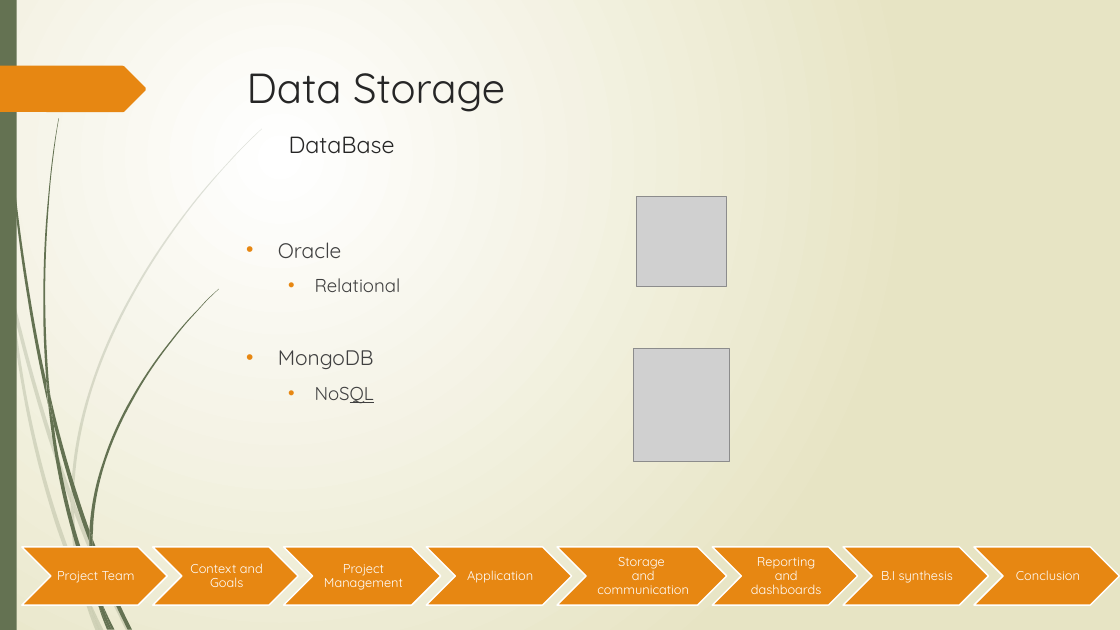
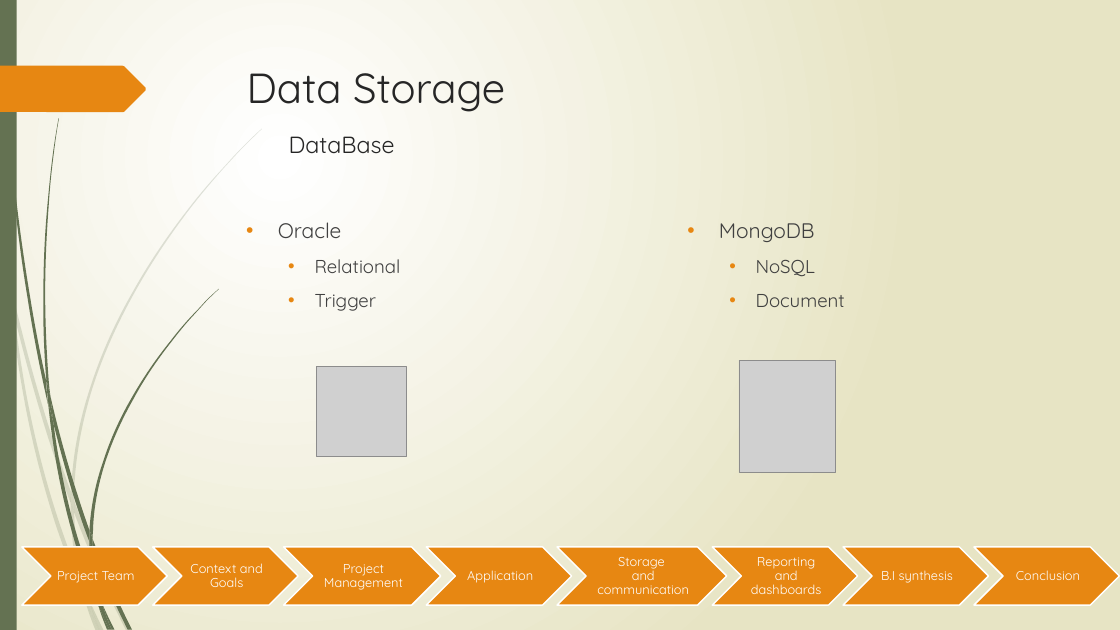
Before and after one commit to Gaetan90/ProjetBI, a slide deck: slide 13 of Projet BI.pptx. Drawn at 1120x630 pixels with LibreOffice and Linux fonts; fonts in the diff are those of the drawing; grey boxes stand for pictures. Boxes give left, top, right and bottom in pixels: in the first picture for what was removed or moved away, otherwise in the second. Text is boxed around its words. In the diff, an @@ line names an element or a change of style, - is before the commit and + after.

```diff
--- a/Projet BI.pptx
+++ b/Projet BI.pptx
@@ picture removed at <box>636,196,726,286</box> @@
@@ text "Oracle": place and size @@
-text "Oracle" at <box>278,242,401,404</box>
+text "Oracle" at <box>278,222,401,311</box>
@@ text added at <box>719,223,845,307</box>, 16 pt, text #404040 @@
+• MongoDB
+  • NoSQL
+  • Document
@@ text at <box>315,294,376,311</box>: text changed; size 18 to 16 pt @@
-• MongoDB
-  • NoSQL
+  • Trigger
@@ picture added at <box>316,366,406,456</box> @@
@@ picture: place and size @@
-picture at <box>634,349,730,461</box>
+picture at <box>739,360,836,473</box>
```
Also in this commit, not shown: 2 other slides changed, 3 slides added, 1 other file.
